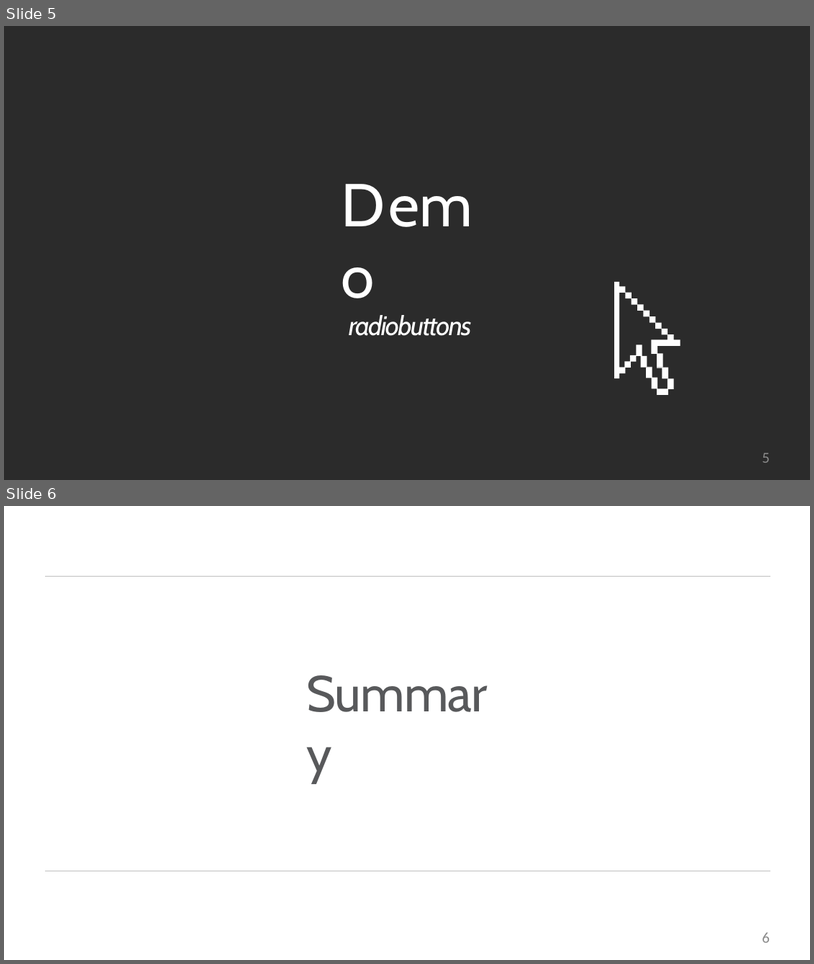
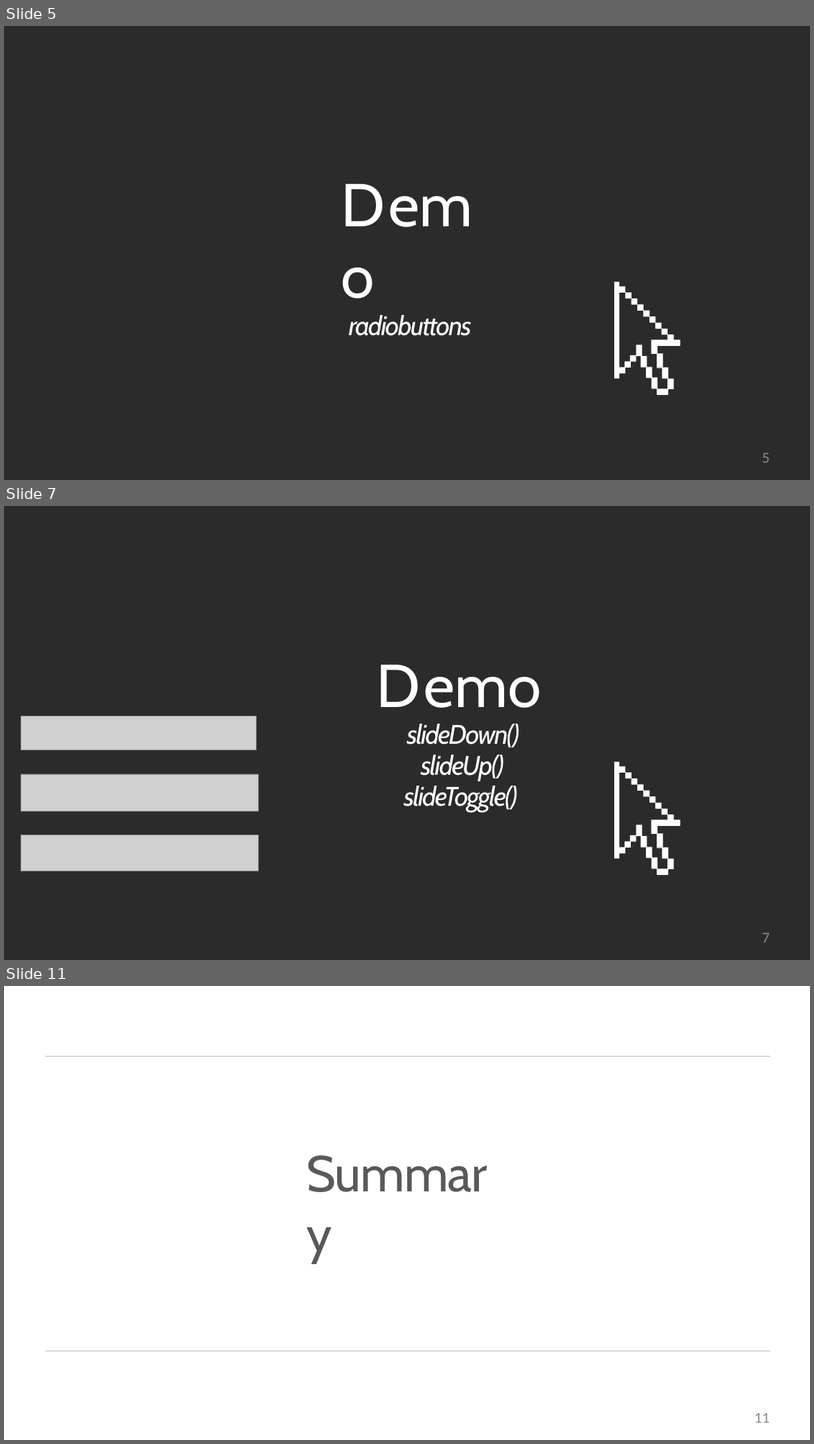
Before and after one commit to StevenJoseph19/Java, a slide deck: Day 8/Slides/7. Working with User Input/7-jquery-getting-started-m7-slides.pptx. Shown one above the other, each under a label of ours: slides 5 and 6 before the commit, slides 5, 7 and 11 after it; the slides between them are not shown. The pictures are 814x964 and 814x1444 pixels, drawn with LibreOffice and Linux fonts; fonts in the diff are those of the drawing; grey boxes stand for pictures; background and template pictures are left out; a plain dark background stands for a picture behind light text. Boxes give left, top, right and bottom in pixels: in the first picture for what was removed or moved away, otherwise in the second. Text is boxed around its words. In the diff, an @@ line names an element or a change of style, - is before the commit and + after.

```diff
--- a/Day 8/Slides/7. Working with User Input/7-jquery-getting-started-m7-slides.pptx
+++ b/Day 8/Slides/7. Working with User Input/7-jquery-getting-started-m7-slides.pptx
@@ slide 7 added at [4,506,810,960], background picture (left out); not listed: 2 template elements that a slide beside it also shows @@
@@ title added at [376,664,541,811], 32 pt, text #FFFFFF, italic @@
+Demo
+slideDown()
+slideUp()
+,slideToggle()
@@ picture added at [21,716,256,750] @@
@@ picture added at [21,774,258,811] @@
@@ picture added at [21,835,258,871] @@
@@ page number added at [762,932,770,942], 18 pt, text #8C8C8C @@
+7
@@ what was slide 6 is now slide 11 @@
@@ page number at [755,1412,770,1422]: text changed @@
-6
+11
```
Also in this commit, not shown: 4 other slides added, 43 other files.
